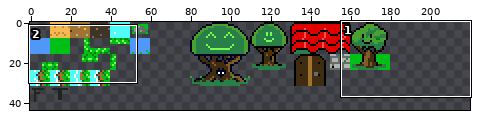
Two states of a sprite sheet, maps/farm-tiles.png. The first picture is a wide view before the edit; the outline marks the close-up.
Close-up. Before the commit:
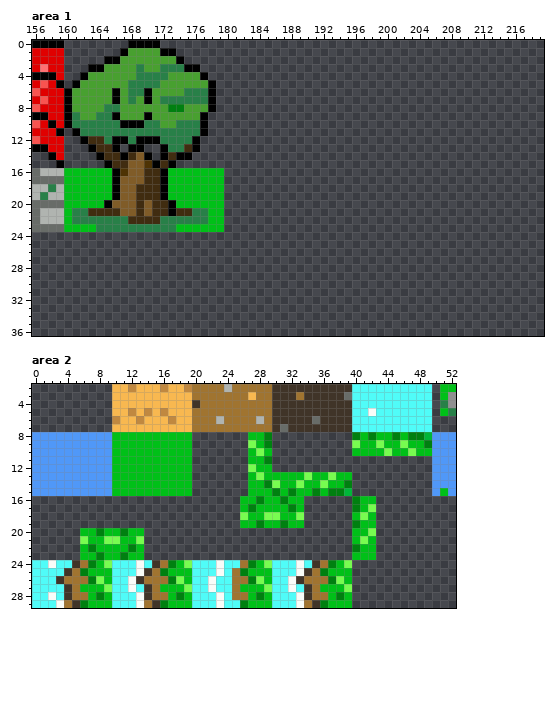
The file is 220x184 pixels. Colours within 5 levels of each other are drawn and written as one. Shown: area 1: x 156..219, y 0..36; area 2: x 0..52, y 2..29. The wide view leaves out empty margins. The commit also changed other parts of the picture, which this record leaves out.
Once edited:
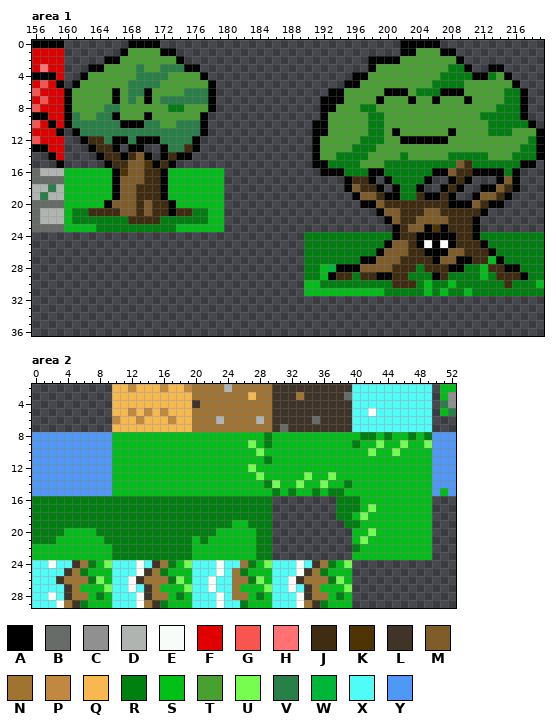
Palette (. is transparent): A #000000  B #686c68  C #909090  D #b0b4b0  E #f8fcf8  F #e00000  G #f85450  H #ff7173  J #402c10  K #4e3304  L #403428  M #805c28  N #a07430  P #c08840  Q #f8b850  R #008010  S #00c018  T #48a030  U #78fc50  V #288048  W #00b639  X #50fcf8  Y #5098f8
Changes in this commit:
--- area 1
@@ x 156..219 @@
- 0 AAAA........AAAA................................................
- 1 FFFF.......ATTTTAA..............................................
- 2 FFFF.....AATTTTTTTA.............................................
- 3 FHFF...AATTTTVTTVVVAA...........................................
- 4 AAAF..ATTTTTTVVVVTTTTA..........................................
- 5 FGFA.ATTTTTTVVVVTTTTTTA.........................................
- 6 GFFFATTTTTATVVATTTTVVVA.........................................
- 7 FGFFATTTTTATVTATVVVVVVA.........................................
- 8 GFFFATTTTVVTTTTTTRRTTTA.........................................
- 9 AAFFAVTTVVATTTATTTTTTA..........................................
-10 GFAFAVVVVVVAAAVVTTVVVA..........................................
-11 FFFA.AVVVVVVVVVVVVVVVA..........................................
-12 GFFF..AJJVAAVAAAVVVVA...........................................
-13 AAFF...AJJA.AA..AVVJA...........................................
-14 ..AF....AJJAJMA.AJAA............................................
-15 ...A.....AJJMMKAJA..............................................
-16 BDDDSSSSSSAKMMJJASSSSSSS........................................
-17 BBBBSSSSSSAMMMJJASSSSSSS........................................
-18 DDVDSSSSSSAMMJJJASSSSSSS........................................
-19 DVDDSSSSSSAMMJJJASSSSSSS........................................
-20 BBBBSSSSSAMMMJMJJASSSSSS........................................
-21 BDDDSVVJJJJMMJMJJAJJVVSS........................................
-22 BDDDSVVVVVVVJJJJVVVVVVSS........................................
-23 BBBBSSSSVVVVVVVVVVSSSSSS........................................
-24 ................................................................
-25 ................................................................
-26 ................................................................
-27 ................................................................
-28 ................................................................
-29 ................................................................
-30 ................................................................
-31 ................................................................
+ 0 AAAA........AAAA..............................AAAAA.............
+ 1 FFFF.......ATTTTAA............................AATTTAA...........
+ 2 FFFF.....AATTTTTTTA.......................AAAATTTTTTTA..........
+ 3 FHFF...AATTTTVTTVVVAA.....................ATTTTTTTTTRRA..AA.....
+ 4 AAAF..ATTTTTTVVVVTTTTA..................AATTTTTTTTTRRRRAARTA....
+ 5 FGFA.ATTTTTTVVVVTTTTTTA................AATTTTTTTTTRRRRTTTTTTA...
+ 6 GFFFATTTTTATVVATTTTVVVA..............AATTTTTAAATRRRAAATTTTTRRA..
+ 7 FGFFATTTTTATVTATVVVVVVA.............AAATTTTATTTATTATTTATTTTRRA..
+ 8 GFFFATTTTVVTTTTTTRRTTTA.............AATTTRRTTTTTTTTTTTTTTTRRRA..
+ 9 AAFFAVTTVVATTTATTTTTTA..............ATTTTTRRTTTTTTTTTTTTRRRRRA..
+10 GFAFAVVVVVVAAAVVTTVVVA.............AATTTTTRRTTTTTTTTTTTTTRRRRRA.
+11 FFFA.AVVVVVVVVVVVVVVVA.............AATTTTTRRTATTTTTTATTTTRRRTTTA
+12 GFFF..AJJVAAVAAAVVVVA..............ATTTTTRRRTTAAAAAATTTTTTTTTTRA
+13 AAFF...AJJA.AA..AVVJA..............ATTTTRRRTTTTTTTTTTTTTTTTTTRRA
+14 ..AF....AJJAJMA.AJAA...............ATTRRRRTTTTRTTTTTRRRRRTTTRRRA
+15 ...A.....AJJMMKAJA.................AARRRRTTTRRRRRRRRRMJRRRRRRAA.
+16 BDDDSSSSSSAKMMJJASSSSSSS............AAARRRAARRRRRRAAMJJAAAARA...
+17 BBBBSSSSSSAMMMJJASSSSSSS...............AJJA.ARRRRA..AJA...AMA...
+18 DDVDSSSSSSAMMJJJASSSSSSS...............AMJJA.ARRA..AJA..AAMJA...
+19 DVDDSSSSSSAMMJJJASSSSSSS................AMMJAARRJAAJA..AMMJA....
+20 BBBBSSSSSAMMMJMJJASSSSSS.................AAMJJJJJJJJAAAMJAA.....
+21 BDDDSRRJJJJMMJMJJAJJRRSS...................AMMJJJMMJJJJJA.......
+22 BDDDSRRRRRRRJJJJRRRRRRSS....................AMJJMMMMJJJA........
+23 BBBBSSSSRRRRRRRRRRSSSSSS.....................AJMMAKAJJJA........
+24 ..................................RRRRRRRRRRRAJJAAAAAJJARRRRRRRR
+25 ..................................RRRRRRRRRRAMMJAEAEAJJJARRRRRRR
+26 ..................................RRRRRRRRRAMMMJJAAAMMJJJARRRRRR
+27 ..................................RRRRRRRAAMMMJJJJAMMAAJJSARRRRR
+28 ..................................RRSWAAAMMMMJJJRJJJAARRSJJAARRR
+29 ..................................RRSAJJRJJAAJJRRRAJRRRRSRJJJARR
+30 ..................................SSRRRRRRRRRJJJRSRRSRRRRRRJRRRS
+31 ..................................SSSSSSSSSSRRRRRSRSRRSRRRRRRRRR
 32 ................................................................
--- area 2
@@ x 0..52 @@
  7 ..........QQQQQQQQQQNNNNNNNNNNLBLLLLLLLLXXXXXXXXXX...
- 8 YYYYYYYYYYSSSSSSSSSS.......SSR..........RSRSSRSRRWYYY
- 9 YYYYYYYYYYSSSSSSSSSS.......USR..........USSUSSUSSRYYY
-10 YYYYYYYYYYSSSSSSSSSS.......SUS..........SSSSUSSUSSYYY
-11 YYYYYYYYYYSSSSSSSSSS.......SSR....................YYY
-12 YYYYYYYYYYSSSSSSSSSS.......USS....................YYY
-13 YYYYYYYYYYSSSSSSSSSS.......SUSSSSSUSSUSS..........YYY
-14 YYYYYYYYYYSSSSSSSSSS.......SSRUSSUSSUSSR..........YYY
-15 YYYYYYYYYYSSSSSSSSSS.......SSSRSRSSRSRRW..........YSY
-16 ..........................SSRSSRSS......RSS..........
-17 ..........................SRSSSSRS......RSU..........
-18 ..........................USSUUSSU......SUS..........
-19 ..........................SSRSSRSS......RSS..........
-20 ......SSRSSRSS..........................SSU..........
-21 ......USSUUSSU..........................SUS..........
-22 ......SRSSSSRS..........................RSS..........
-23 ......SSRSSRSS..........................SSS..........
+ 8 YYYYYYYYYYSSSSSSSSSSSSSSSSSSSRSSSSSSSSSSSRRSRSSRSRYYY
+ 9 YYYYYYYYYYSSSSSSSSSSSSSSSSSUSRSSSSSSSSSSRSSUSSUSSUYYY
+10 YYYYYYYYYYSSSSSSSSSSSSSSSSSSUSSSSSSSSSSSSSUSSUSSSSYYY
+11 YYYYYYYYYYSSSSSSSSSSSSSSSSSSSRSSSSSSSSSSSSSSSSSSSSYYY
+12 YYYYYYYYYYSSSSSSSSSSSSSSSSSUSSSSSSSSSSSSSSSSSSSSSSYYY
+13 YYYYYYYYYYSSSSSSSSSSSSSSSSSSUSSSSSUSSUSSSSSSSSSSSSYYY
+14 YYYYYYYYYYSSSSSSSSSSSSSSSSSSSRUSSUSSUSSRSSSSSSSSSSYYY
+15 YYYYYYYYYYSSSSSSSSSSSSSSSSSSSSRSRSSRSRRSSSSSSSSSSSYSY
+16 RRRRRRRRRRRRRRRRRRRRRRRRRRRRRR........RRRSSSSSSSSS...
+17 RRRRRRRRRRRRRRRRRRRRRRRRRRRRRR........RRRSUSSSSSSS...
+18 RRRRRRRRRRRRRRRRRRRRRRRRRRRRRR........RRSUSSSSSSSS...
+19 RRRRRRRRRRRRRRRRRRRRRRRRRSSRRR.........RRSSSSSSSSS...
+20 RRRRSSSSRRRRRRRRRRRRRRRSSSSSRR..........SSUSSSSSSS...
+21 RRRSSSSSSRRRRRRRRRRRSRSSSSSSRR..........SUSSSSSSSS...
+22 SSSSSSSSSSRRRRRRRRRRSSSSSSSSRR..........RSSSSSSSSS...
+23 SSSSSSSSSSRRRRRRRRRRSSSSSSSSRR..........SSSSSSSSSS...
 24 XXEXXLNRSUXXXEXLNRSUXXXEXXNRSUXXXEXLNRSU.............
